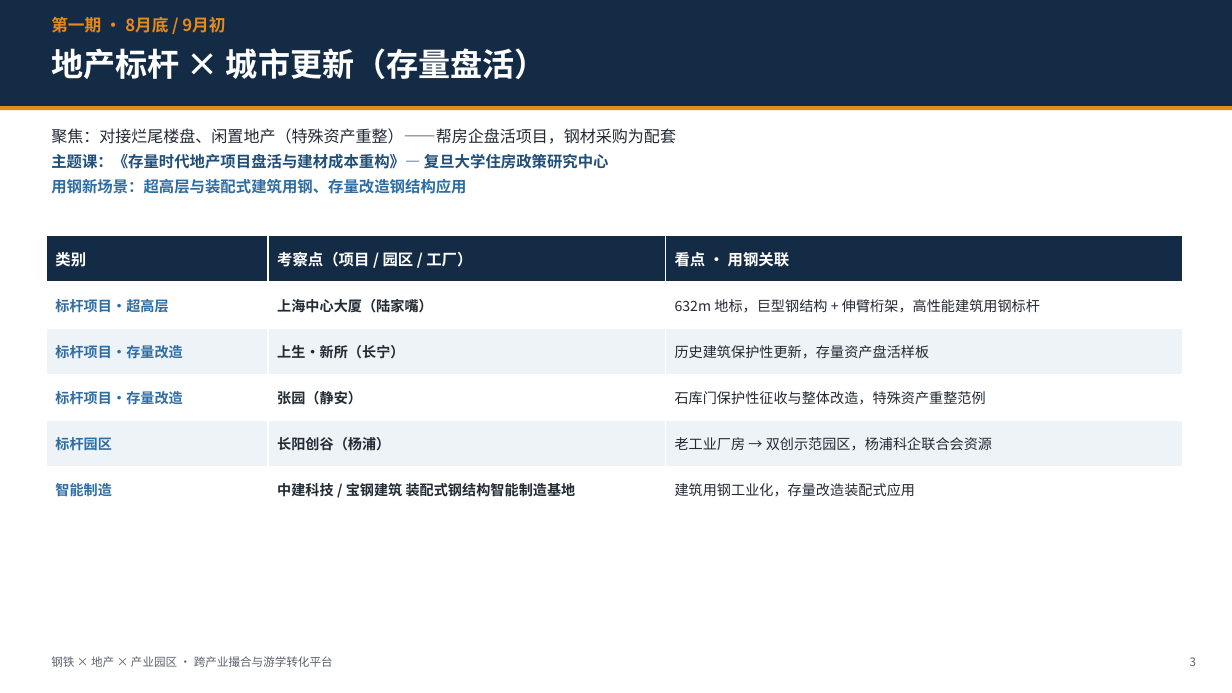
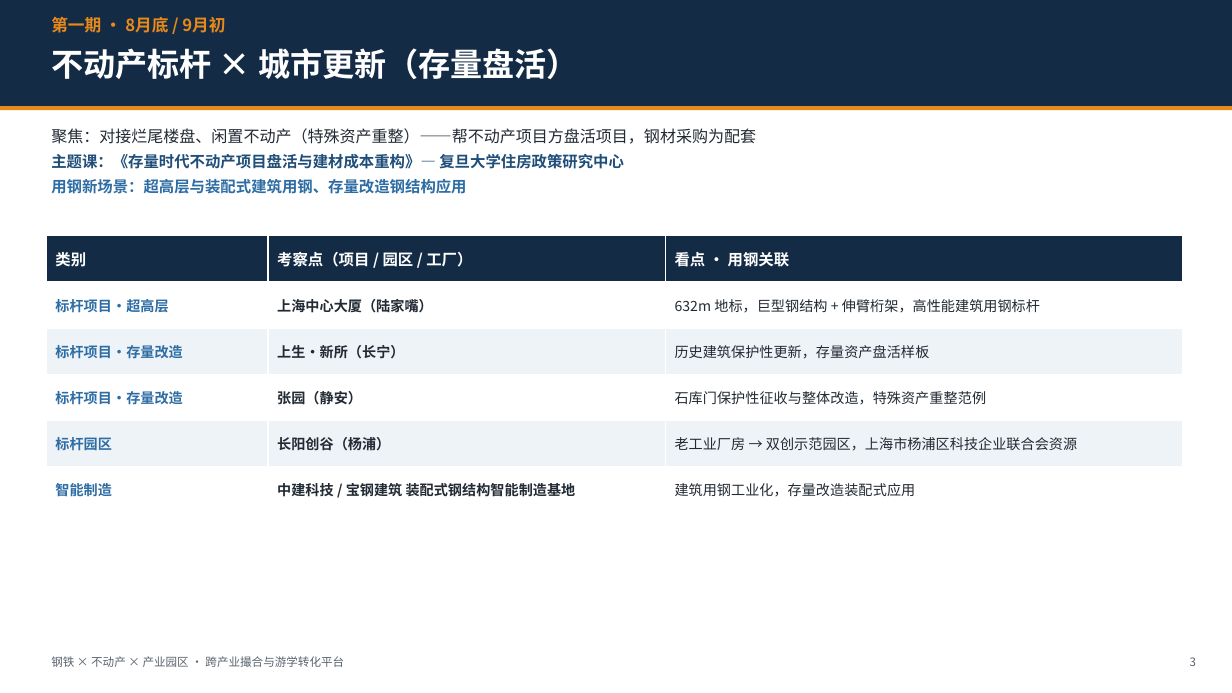
Before and after one commit to hujigang2010-maker/AIDEN, a slide deck: slide 3 of output/中钢协_上海长三角产业研学考察计划与合作框架.pptx. Drawn at 1232x693 pixels with LibreOffice and Linux fonts; fonts in the diff are those of the drawing. Boxes give left, top, right and bottom in pixels: in the first picture for what was removed or moved away, otherwise in the second. Text is boxed around its words. In the diff, an @@ line names an element or a change of style, - is before the commit and + after.

```diff
--- a/output/中钢协_上海长三角产业研学考察计划与合作框架.pptx
+++ b/output/中钢协_上海长三角产业研学考察计划与合作框架.pptx
@@ text at (51,48,578,79): text changed @@
-地产标杆 × 城市更新（存量盘活）
+不动产标杆 × 城市更新（存量盘活）
@@ text at (51,128,756,169): text changed @@
-聚焦：对接烂尾楼盘、闲置地产（特殊资产重整）——帮房企盘活项目，钢材采购为配套
-主题课：《存量时代地产项目盘活与建材成本重构》— 复旦大学住房政策研究中心
+聚焦：对接烂尾楼盘、闲置不动产（特殊资产重整）——帮不动产项目方盘活项目，钢材采购为配套
+主题课：《存量时代不动产项目盘活与建材成本重构》— 复旦大学住房政策研究中心
@@ table at (46,236,1183,513) @@
-row 5, column 3: 老工业厂房 → 双创示范园区，杨浦科企联合会资源
+row 5, column 3: 老工业厂房 → 双创示范园区，上海市杨浦区科技企业联合会资源
@@ text at (51,656,344,667): text changed @@
-钢铁 × 地产 × 产业园区 · 跨产业撮合与游学转化平台
+钢铁 × 不动产 × 产业园区 · 跨产业撮合与游学转化平台
```
Also in this commit, not shown: 7 other slides changed, 8 slides added, 4 slides removed, 5 other files.
